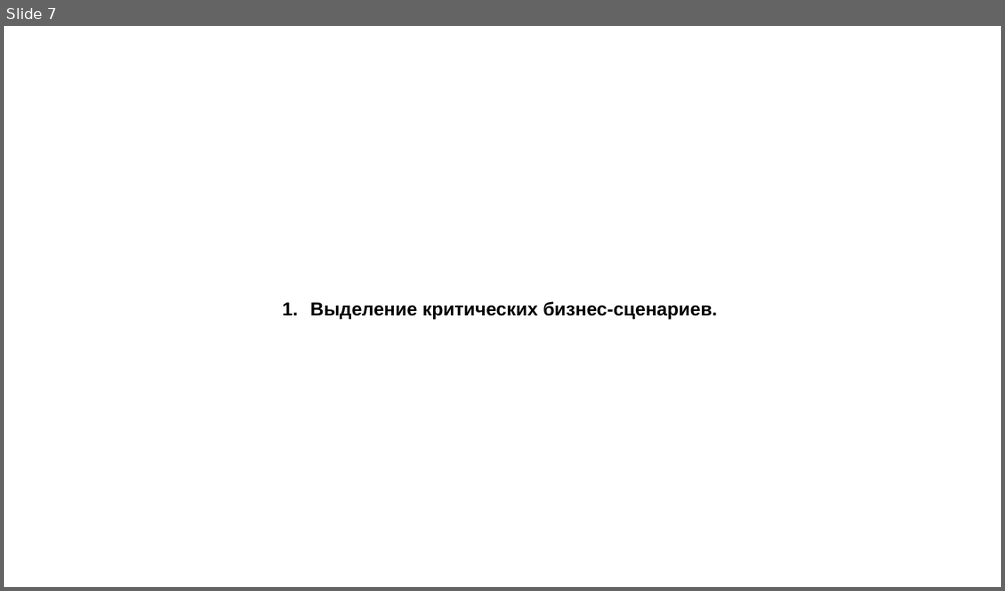
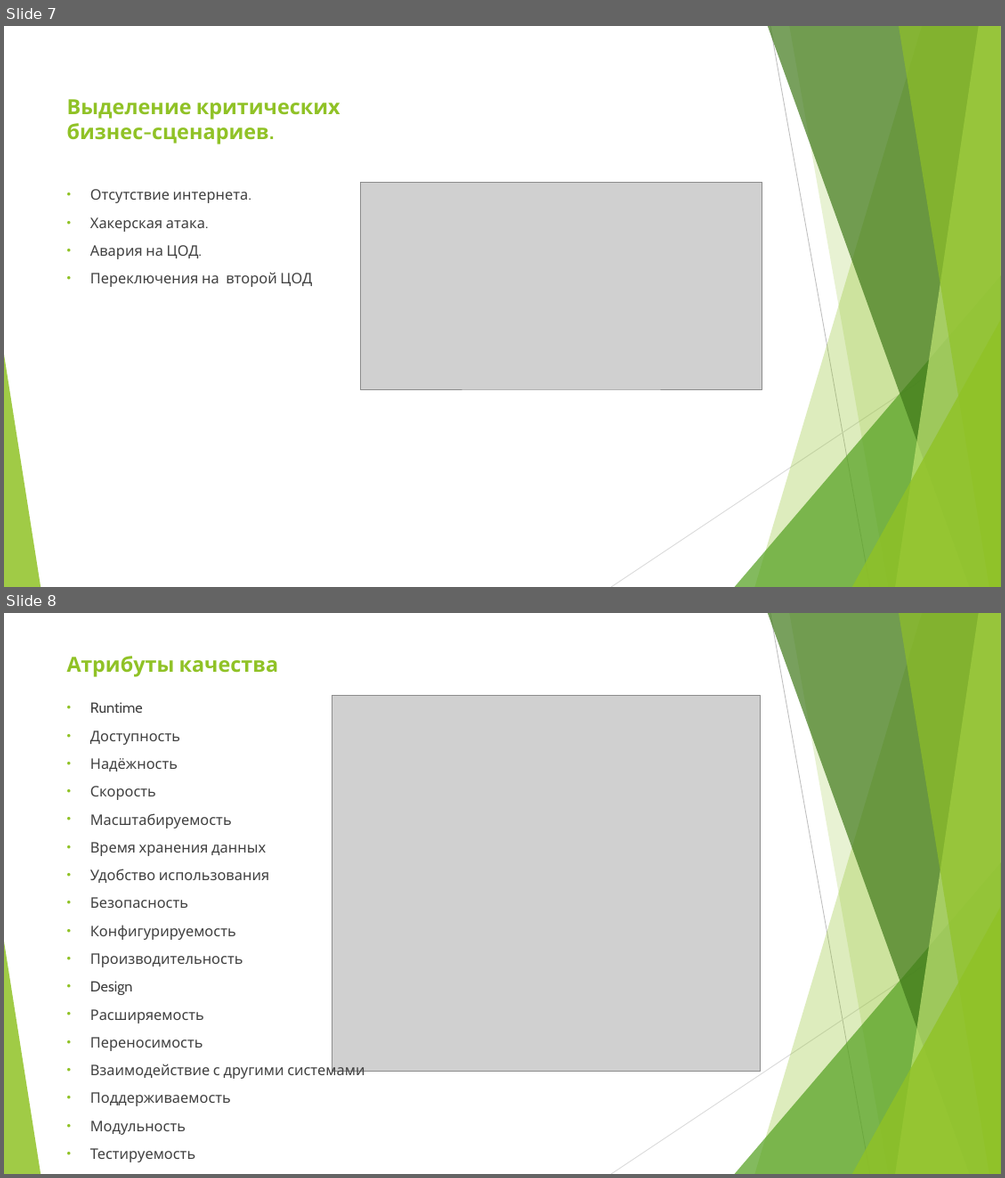
Before and after one commit to eafonasyev/diplom, a slide deck: diplom/diplom_prezentation.pptx. Shown one above the other, each under a label of ours: slide 7 before the commit, slides 7 and 8 after it. The pictures are 1005x591 and 1005x1178 pixels, drawn with LibreOffice and Linux fonts; fonts in the diff are those of the drawing; grey boxes stand for pictures. Boxes give left, top, right and bottom in pixels: in the first picture for what was removed or moved away, otherwise in the second. Text is boxed around its words. In the diff, an @@ line names an element or a change of style, - is before the commit and + after.

```diff
--- a/diplom/diplom_prezentation.pptx
+++ b/diplom/diplom_prezentation.pptx
@@ slide 8 added at box(4, 613, 1001, 1174), background #FFFFFF; not listed: 10 template elements that a slide beside it also shows @@
@@ title added at box(67, 656, 279, 677), 20 pt, text #90C226, bold @@
+Атрибуты качества
@@ text added at box(90, 702, 364, 1162), 14 pt, text #404040 @@
+• Runtime
+• Доступность
+• Надёжность
+• Скорость
+• Масштабируемость
+• Время хранения данных
+• Удобство использования
+• Безопасность
+• Конфигурируемость
+• Производительность
+• Design
+• Расширяемость
+• Переносимость
+• Взаимодействие с другими системами
+• Поддерживаемость
+• Модульность
+• Тестируемость
+• Локализация
@@ picture added at box(332, 695, 760, 1071) @@
@@ slide 7 changed as well @@
@@ title "Выделение критических бизнес-сценариев.": place and size @@
-title "Выделение критических бизнес-сценариев." at box(310, 301, 718, 319)
+title "Выделение критических бизнес-сценариев." at box(67, 99, 340, 144)
@@ title "Выделение критических бизнес-сценариев." at box(67, 99, 340, 144): size 18 to 20 pt, font Arial to Cabin, text colour #000000 to #90C226; bullet 1. to none; line spacing 1.15 to 1; vertical alignment top to bottom @@
@@ picture added at box(361, 183, 762, 389) @@
@@ text added at box(90, 189, 312, 287), 14 pt, text #404040 @@
+• Отсутствие интернета.
+• Хакерская атака.
+• Авария на ЦОД.
+• Переключения на второй ЦОД
@@ group added at box(4, 26, 1001, 587): 5 freeform shapes, 3 triangles, 2 lines @@
```
Also in this commit, not shown: 2 other slides changed, 11 other slides added, 14 slides removed, 1 other file.
